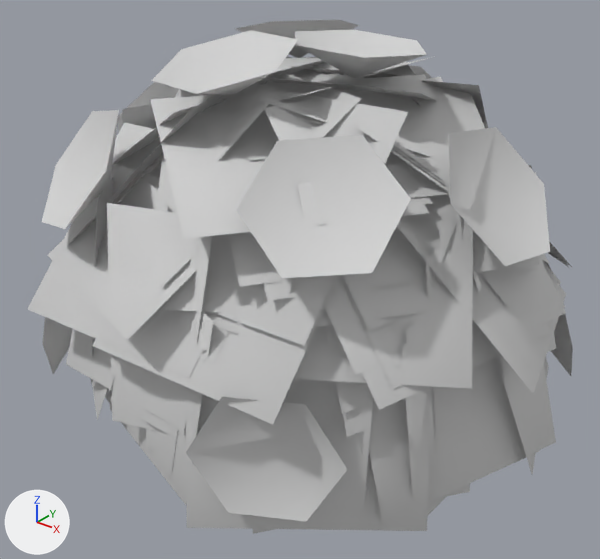
The glTF model frontend/public/models/hydrangeashrub_1.glb, before and after one commit.
One viewpoint serves both versions: a 50 mm camera at (0.969, -1.255, 0.935) aimed at (0.004, -0.049, 0.187). Every picture has the same lights, and +X, +Y and +Z are marked at lower left. The first picture is the older version.

In view in the first picture: 'Bush_Flowers_Plane.003'.
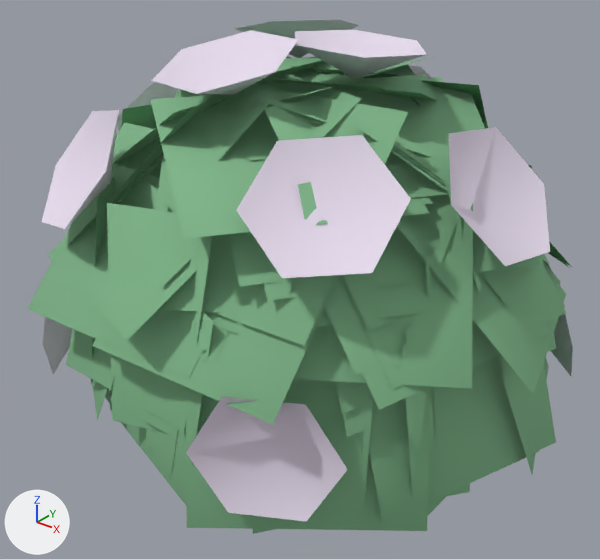
Boxes [x1, y1, x2, y2] around the edits, measured in the pictures (600 x 559 px):
'Bush_Flowers_Plane.003', recoloured
    both: [28, 20, 573, 534]

The change in detail:
Material 'Bush_Leaves' (mat_bush_leaves) changes colour from light grey #d1d1d1 to green #81b88b; in linear values from (0.64, 0.64, 0.64) to (0.22, 0.48, 0.26).
Material 'Flowers' (mat_flowers) changes colour from light grey #d1d1d1 to white #e5daeb; in linear values from (0.64, 0.64, 0.64) to (0.78, 0.7, 0.83).
